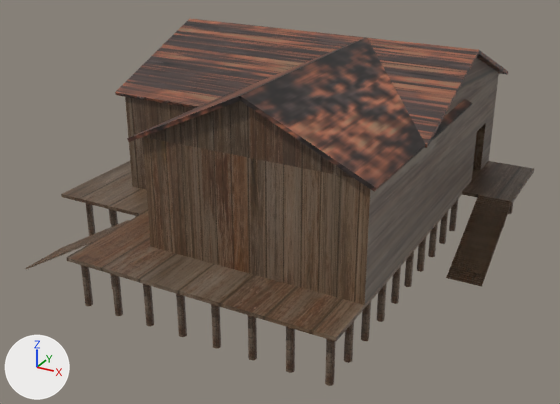
What one commit did to the Blender file Assets/Models/Blend Files/Cabin.blend.
Before and after are seen from a 50 mm lens placed at (50.6, -93.4, 46.3), pointed at (0.7, -2.6, 0.9). The axes (+X, +Y, +Z) are drawn at lower left. The lights are the same throughout. The first picture is the older version.

In view in the first picture: 'Cylinder', 'Cylinder3', 'Floor', 'Peak', 'Roof', 'Roof2', 'Stairs', 'Stairs2' and 2 more.
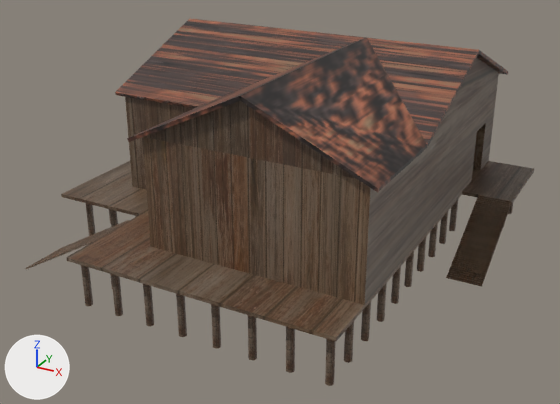
What changed in the scene script:
```text
Change me_cube_014:
    used by ob_roof2; location = (-0.8, -6.1, 18.9); rotation_euler = (1.134, 0.0, 1.571), in degrees (65, 0, 90); scale = (17.5, 0.25, 9.0)
    remove me_cube_014.from_pydata(...)  # 16 vertices, 12 faces; spans x -1.0..1.0, y -55.4..1.0, z -1.0..2.3
    add me_cube_014.from_pydata(...)  # 16 vertices, 12 faces; spans x -1.0..1.0, y -56.0..1.1, z -1.0..2.3
    me_cube_014 part 1
    me_cube_014.vertices[9].co: (-1.0, -55.4, 2.2) -> (-1.0, -56.0, 2.3)  # pixel (374, 191) -> pixel (377, 192)
    me_cube_014.vertices[11].co: (-1.0, -54.1, 2.3) -> (-1.0, -54.4, 2.3)  # pixel (376, 188) -> pixel (377, 188)
    me_cube_014.vertices[13].co: (1.0, -55.4, 2.2) -> (-0.1, -56.0, 2.3)  # pixel (470, 106) -> pixel (427, 147)
    me_cube_014.vertices[15].co: (1.0, -54.1, 2.3) -> (-0.1, -54.3, 2.3)  # pixel (472, 103) -> pixel (427, 144)
    other edits to the shape of me_cube_014 do not show in these pictures
```

What differs and where, as boxes (x1, y1, x2, y2) in the pictures (560 x 404 px; the box of a moved part takes in the faces that stretch with it):
'Roof2', reshaped (13% narrower): before (127, 37, 473, 192); after (127, 37, 427, 192)
part 1 of me_cube_014, moved or reshaped: before (259, 39, 473, 192); after (259, 39, 427, 192)
